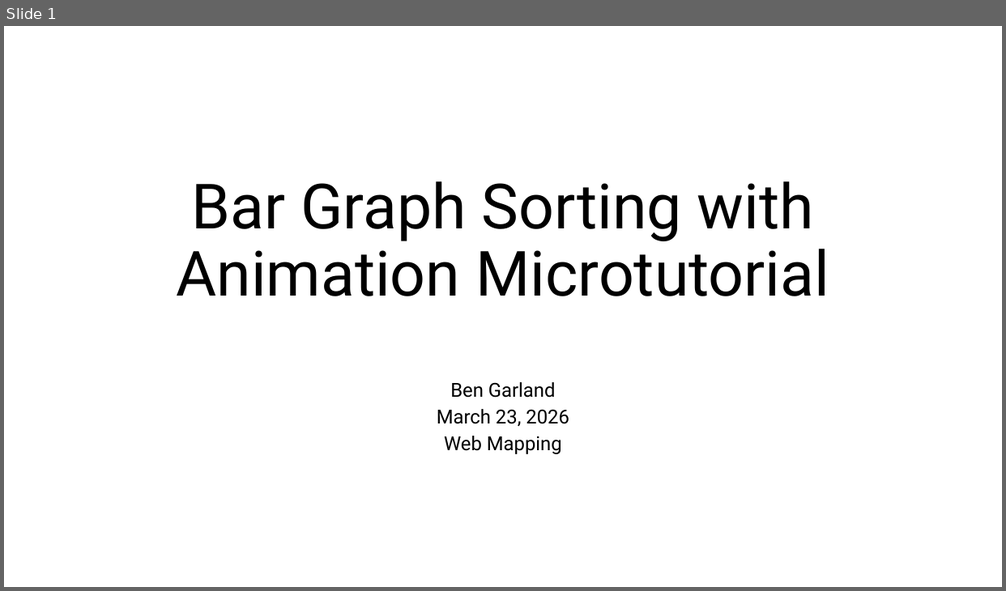
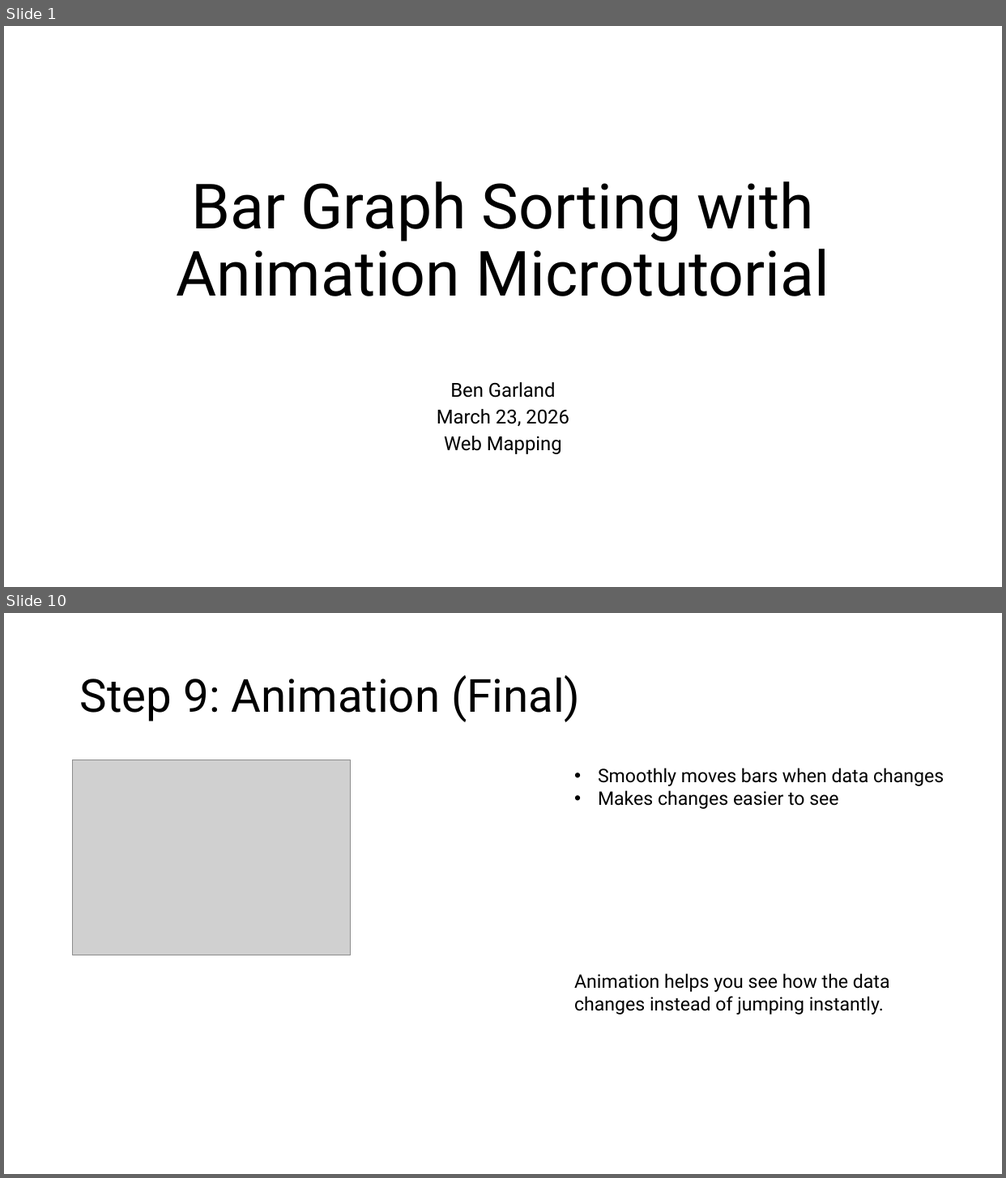
Before and after one commit to armandhammer/bengarland-site, a slide deck: tutorial/Bar Graph Sorting.pptx. Shown one above the other, each under a label of ours: slide 1 before the commit, slides 1 and 10 after it; the slides between them are not shown. The pictures are 1006x591 and 1006x1178 pixels, drawn with LibreOffice and Linux fonts; fonts in the diff are those of the drawing; grey boxes stand for pictures. Boxes give left, top, right and bottom in pixels: in the first picture for what was removed or moved away, otherwise in the second. Text is boxed around its words. In the diff, an @@ line names an element or a change of style, - is before the commit and + after.

```diff
--- a/tutorial/Bar Graph Sorting.pptx
+++ b/tutorial/Bar Graph Sorting.pptx
@@ slide 10 added at bbox=[4, 613, 1002, 1174], background #FFFFFF @@
@@ title added at bbox=[80, 675, 580, 722], 44 pt, text #000000 @@
+Step 9: Animation (Final)
@@ picture added at bbox=[73, 760, 351, 955] @@
@@ text added at bbox=[598, 768, 944, 809], 18 pt, text #000000 @@
+• Smoothly moves bars when data changes
+• Makes changes easier to see
@@ text added at bbox=[574, 973, 890, 1015], 18 pt, text #000000 @@
+Animation helps you see how the data changes instead of jumping instantly.
```
Also in this commit, not shown: 2 slides changed, 6 other slides added, 2 slides removed, 2 other files.
